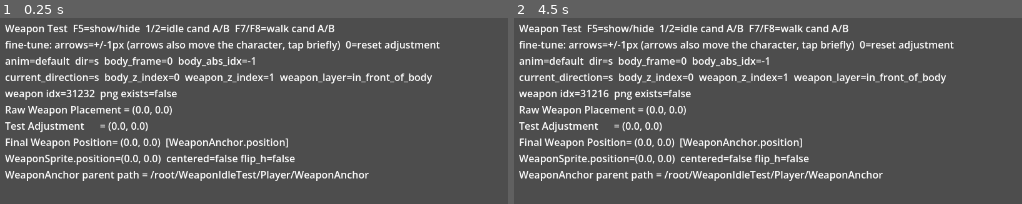
Above: before the commit, frames 1-2 (left to right).
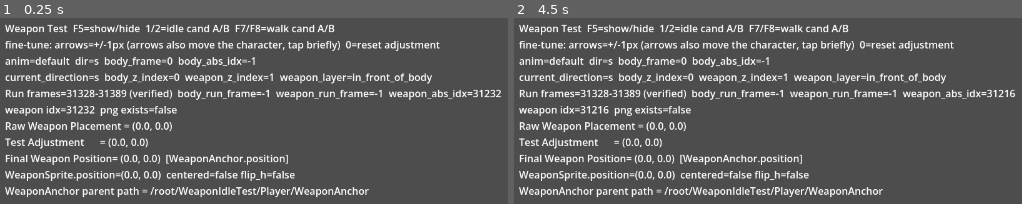
Above: after the commit, the same moments.

Repository: zhanghan122/MirRPG
Game: Godot game, scene res://scenes/experiments/weapon_idle_test.tscn
Same seed, same stepped clock (60 frames per second), same inputs: the game is played once before the commit and once after it. This scene is started directly instead of the project's main scene.
Inputs:
- Up to frame 1 (0.25 s): no input
- Up to frame 2 (4.5 s): tap Enter at 0.5, 2, 3.5 s; hold D (move_right) 0.53-1.28 s; hold Shift (run) 0.53-1.28 s; tap Space at 0.77, 1.25, 1.52, 2.75, 3.02, 3.77, 4.25 s; hold S (move_down) 1.28-2.03 s; tap Shift (run) at 1.35, 3.05 s; hold D (move_right) 2.03-2.78 s; hold Shift (run) 2.03-2.78 s; tap 1 at 2.1 s; hold W (move_up) 2.78-3.53 s; tap 9 at 2.85 s; hold Shift (run) 3.53-4.28 s; hold A (move_left) from 3.53 s (still down); tap 0 at 3.6 s; tap 2 at 4.35 s

The runs differ from the first frame. In frame 1, 9.6% of the frame differs, in the area x 0-99%, y 38-97%; in frame 2, 9.6%.

Commit message:
idle run walk with weapon 8 direction done

Diff:
--- a/scripts/experiments/weapon_idle_test.gd
+++ b/scripts/experiments/weapon_idle_test.gd
@@ -1,7 +1,8 @@
 extends Node2D
 
 # ============================================================
-# Weapon experiment: Idle + Walk only. No attack/cast/death.
+# Weapon experiment: Idle + Walk (verified, frozen) + Run (user-verified, frozen).
+# No attack/cast/death.
 # The stable Hum character is NOT modified by this script; it is
 # instantiated and read via get_frame_info() only.
 #
@@ -62,6 +63,19 @@
 	"nw": [31306, 31307, 31308, 31309, 31310, 31311],
 }
 
+# Run (31328-31389): same 8-index slot layout as idle/walk, first 6 frames
+# valid per direction. User-verified live; this is the frozen weapon run rule.
+const RUN_FRAMES := {
+	"n": [31328, 31329, 31330, 31331, 31332, 31333],
+	"ne": [31336, 31337, 31338, 31339, 31340, 31341],
+	"e": [31344, 31345, 31346, 31347, 31348, 31349],
+	"se": [31352, 31353, 31354, 31355, 31356, 31357],
+	"s": [31360, 31361, 31362, 31363, 31364, 31365],
+	"sw": [31368, 31369, 31370, 31371, 31372, 31373],
+	"w": [31376, 31377, 31378, 31379, 31380, 31381],
+	"nw": [31384, 31385, 31386, 31387, 31388, 31389],
+}
+
 var weapon_enabled := true
 var idle_candidate_name := "A"
 var walk_candidate_name := "A"
@@ -80,6 +94,9 @@
 
 var _weapon_dir := ""
 var _current_abs_idx := -1
+# HUD-only mirrors of the current run frame indices (-1 when not running).
+var _hud_run_body_frame := -1
+var _hud_weapon_run_frame := -1
 var _last_diag_anim := ""
 var _last_diag_key := ""
 
@@ -117,14 +134,23 @@
 	var frames: Array
 	if action == "walk":
 		frames = _walk_candidate().get(dir, [])
+	elif action == "run":
+		frames = RUN_FRAMES.get(dir, [])
 	else:
-		# idle and all other actions (run/pose/attack/death...): keep showing
+		# idle and all other actions (pose/attack/death...): keep showing
 		# the current direction's idle weapon frames (existing behavior).
 		frames = _idle_candidate().get(dir, [])
 
 	var frame_idx := 0
 	if not frames.is_empty():
+		# Same-index sync for all actions: body frame N -> weapon frame N.
 		frame_idx = body_frame % frames.size()
+	if action == "run":
+		_hud_run_body_frame = body_frame
+		_hud_weapon_run_frame = frame_idx if not frames.is_empty() else -1
+	else:
+		_hud_run_body_frame = -1
+		_hud_weapon_run_frame = -1
 	_apply_frame(frames, frame_idx)
 	_walk_e_diagnostic(anim, body_frame, info)
 	_update_hud(anim, dir, body_frame, info)
@@ -218,7 +244,7 @@
 
 
 func _preload_weapon_data() -> void:
-	for cand in [IDLE_CANDIDATE_A, IDLE_CANDIDATE_B, WALK_CANDIDATE_A, WALK_CANDIDATE_B]:
+	for cand in [IDLE_CANDIDATE_A, IDLE_CANDIDATE_B, WALK_CANDIDATE_A, WALK_CANDIDATE_B, RUN_FRAMES]:
 		for dir in cand:
 			for abs_idx in cand[dir]:
 				var idx := int(abs_idx)
@@ -255,6 +281,8 @@
 		"current_direction=%s  body_z_index=%d  weapon_z_index=%d  weapon_layer=%s" % [
 			dir, _body_sprite.z_index, _sprite.z_index,
 			"behind_body" if dir in ["w", "nw", "sw"] else "in_front_of_body"],
+		"Run frames=31328-31389 (verified)  body_run_frame=%d  weapon_run_frame=%d  weapon_abs_idx=%d" % [
+			_hud_run_body_frame, _hud_weapon_run_frame, _current_abs_idx],
 		"weapon idx=%d  png exists=%s" % [_current_abs_idx, str(_png_exists.get(_current_abs_idx, false)) if _current_abs_idx >= 0 else "n/a"],
 		"Raw Weapon Placement = (%.1f, %.1f)" % [plc.x, plc.y],
 		"Test Adjustment      = (%.1f, %.1f)" % [weapon_test_adjustment.x, weapon_test_adjustment.y],
Not shown, changed: WEAPON_FRAME_RESEARCH.md
